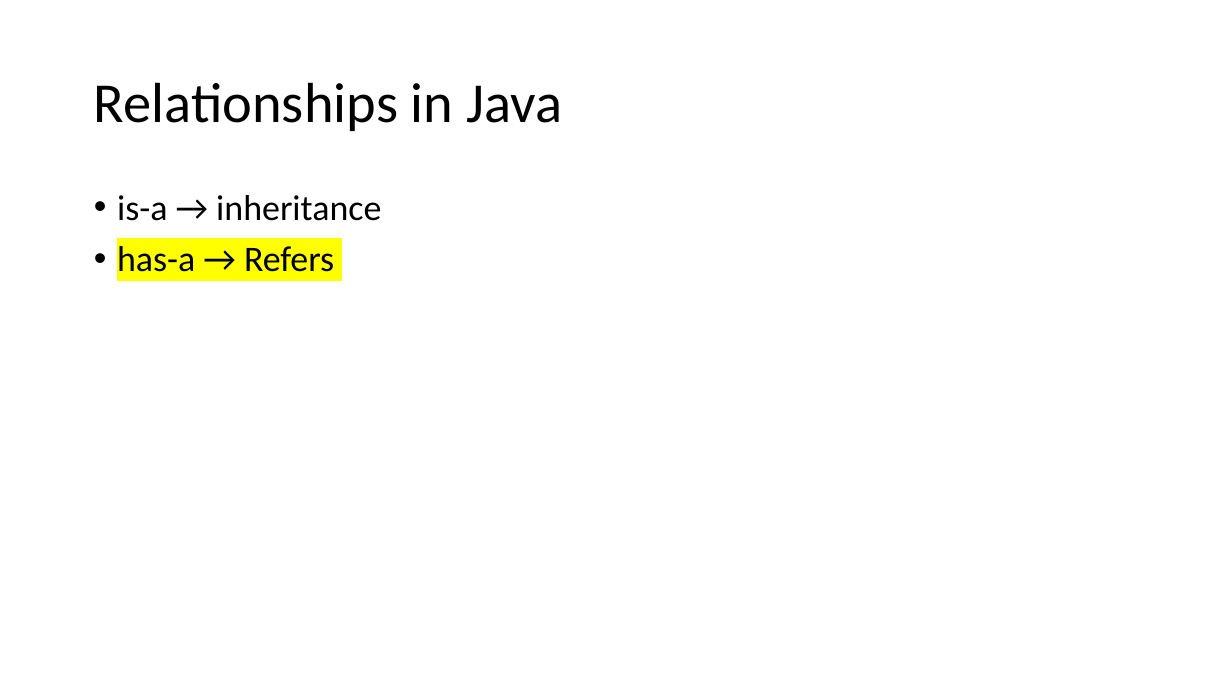
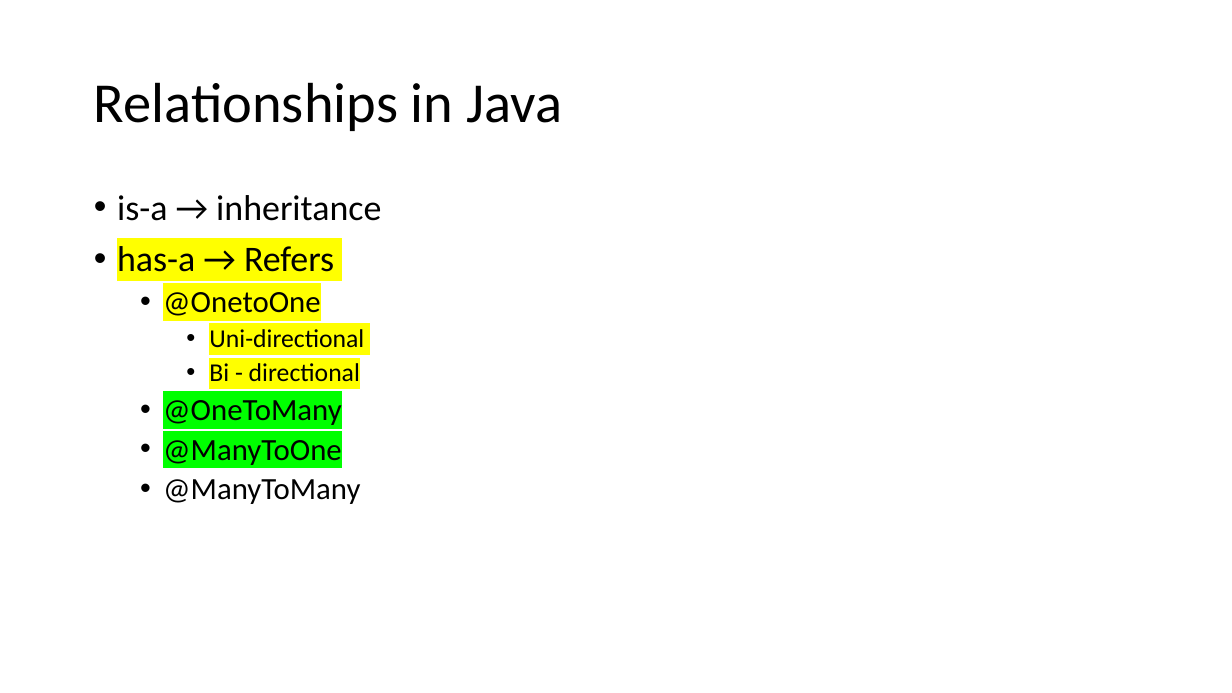
Before and after one commit to sharmilasimhadri/pod_trg, a slide deck: slide 34 of notes.pptx (slide 33 before the commit). Drawn at 1232x693 pixels with LibreOffice and Linux fonts; fonts in the diff are those of the drawing. Boxes give left, top, right and bottom in pixels: in the first picture for what was removed or moved away, otherwise in the second. Text is boxed around its words. In the diff, an @@ line names an element or a change of style, - is before the commit and + after.

```diff
--- a/notes.pptx
+++ b/notes.pptx
@@ text at (x1=163, y1=292, x2=364, y2=504): paragraphs added @@
+  • @OnetoOne
+    • Uni-directional
+    • Bi - directional
+  • @OneToMany
+  • @ManyToOne
+  • @ManyToMany
```
Also in this commit, not shown: 2 slides added, 1 other file.
